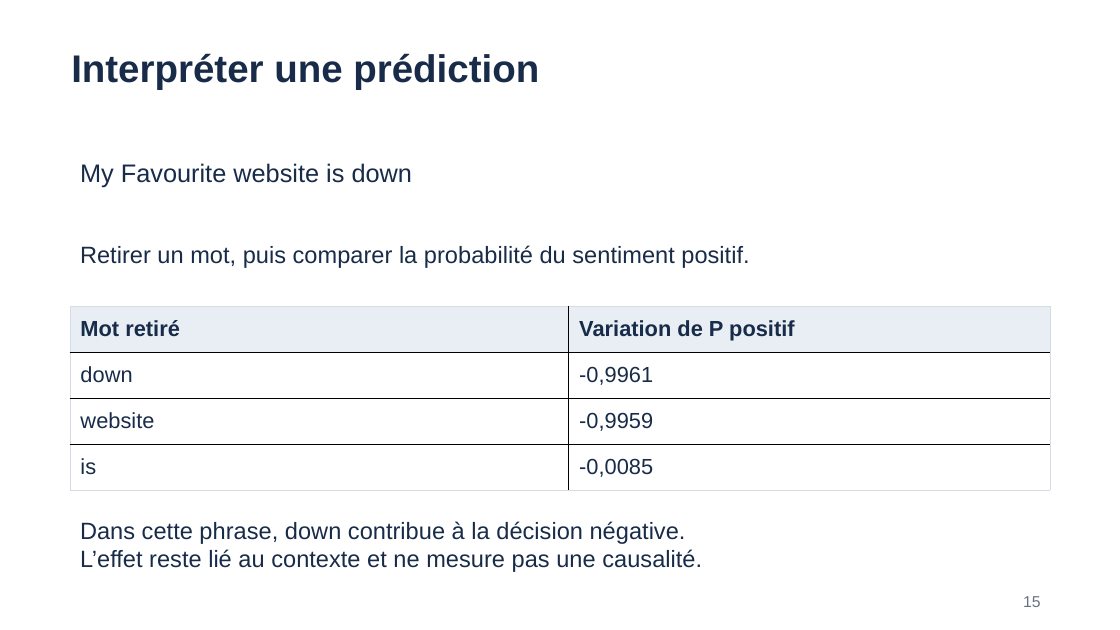
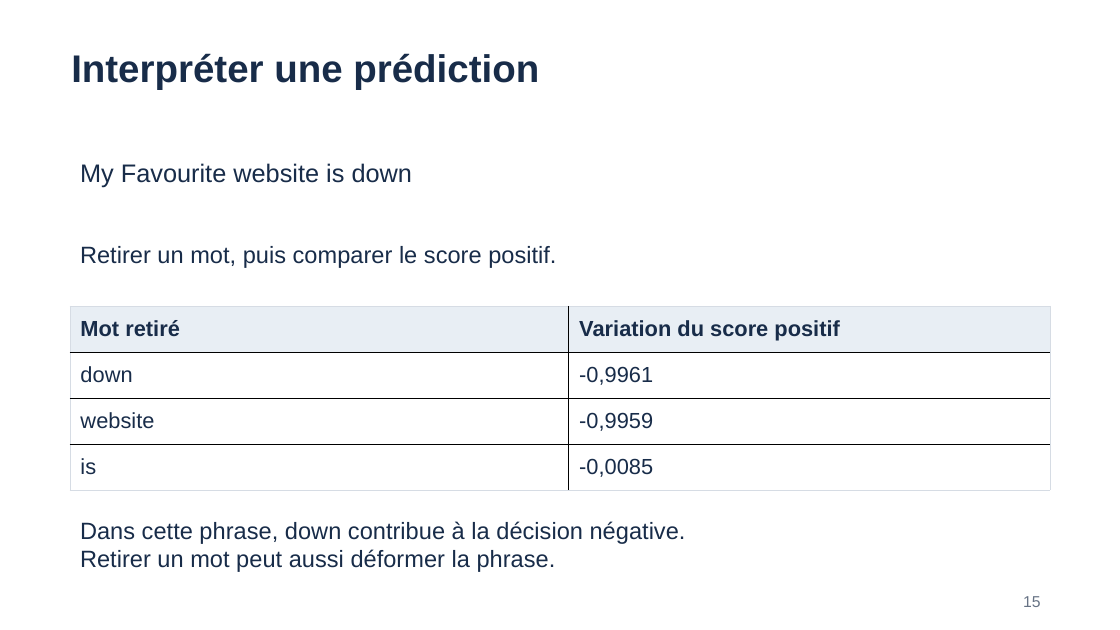
Before and after one commit to CaNaLLx/OpenClassrooms_projet_9, a slide deck: slide 15 of Livrables/CHARDON_Allan_5_presentation_082026.pptx. Drawn at 1120x630 pixels with LibreOffice and Linux fonts; fonts in the diff are those of the drawing. Boxes give left, top, right and bottom in pixels: in the first picture for what was removed or moved away, otherwise in the second. Text is boxed around its words. In the diff, an @@ line names an element or a change of style, - is before the commit and + after.

```diff
--- a/Livrables/CHARDON_Allan_5_presentation_082026.pptx
+++ b/Livrables/CHARDON_Allan_5_presentation_082026.pptx
@@ text at [80,246,556,268]: text changed @@
-Retirer un mot, puis comparer la probabilité du sentiment positif.
+Retirer un mot, puis comparer le score positif.
@@ table at [70,307,1050,491] @@
-row 1, column 2: Variation de P positif
+row 1, column 2: Variation du score positif
@@ text at [80,549,556,572]: text changed @@
-L’effet reste lié au contexte et ne mesure pas une causalité.
+Retirer un mot peut aussi déformer la phrase.
```
Also in this commit, not shown: 15 other slides changed, 15 other files.
